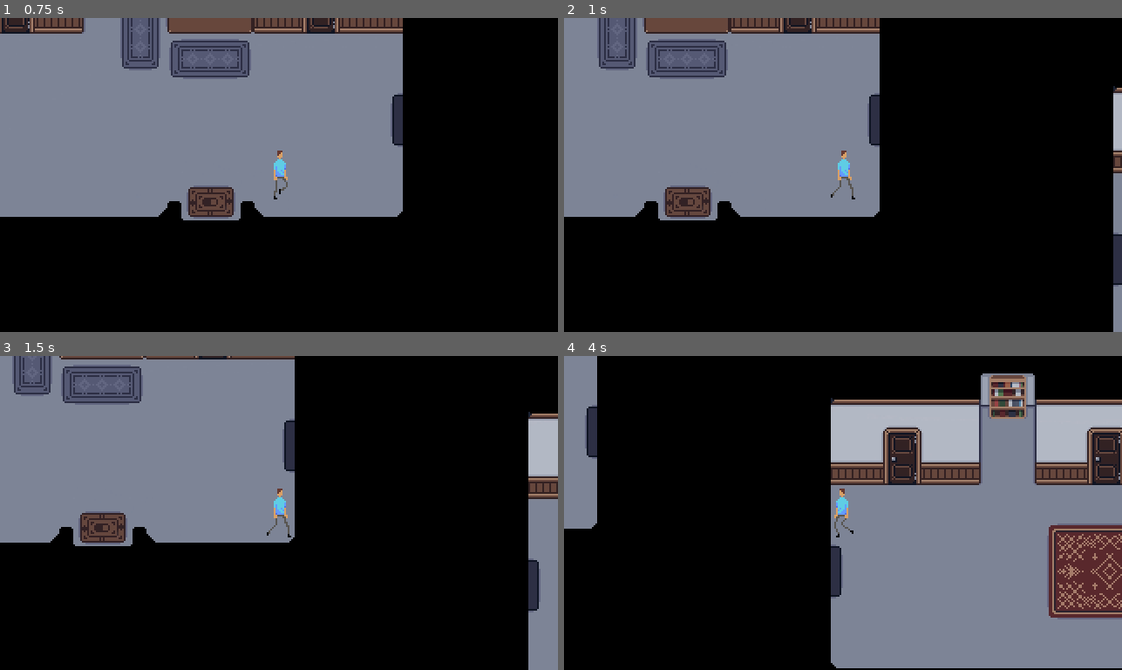
Above: before the commit, frames 1-4 (two rows, left to right).
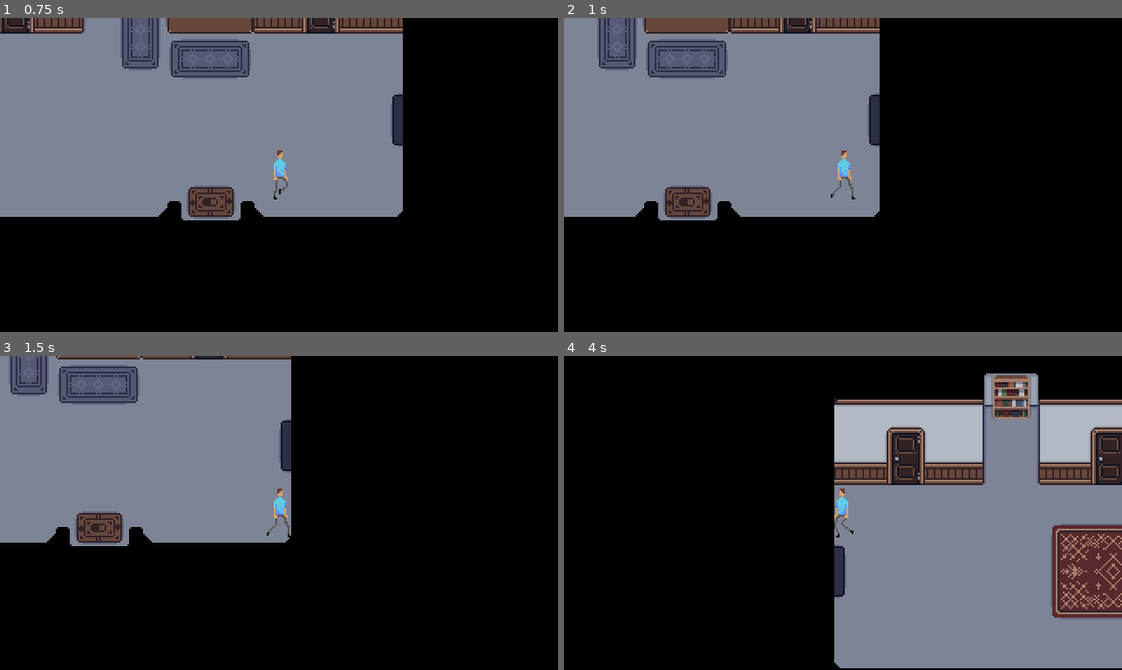
Above: after the commit, the same moments.

Repository: p2lK/Game_Jam
Game: Godot game, scene res://scenes/main.tscn
Same seed, same stepped clock (60 frames per second), same inputs: the game is played once before the commit and once after it.
Inputs:
- Up to frame 1 (0.75 s): tap Enter at 0.5 s; hold D (right) from 0.53 s (still down); tap E (interact) at 0.6 s
- Up to frame 2 (1 s): keep holding D (right)
- Up to frame 3 (1.5 s): release D (right) at 1.28 s; hold S (down) from 1.28 s (still down); tap E (interact) at 1.35 s
- Up to frame 4 (4 s): tap Space at 2 s; release S (down) at 2.03 s; hold D (right) 2.03-2.78 s; tap E (interact) at 2.1, 2.85, 3.6 s; tap Enter at 2.75 s; hold W (up) 2.78-3.53 s; hold Left (left) from 3.53 s (still down)

Frame 1 is identical in both runs. In frame 2, 1.2% of the frame differs, in the area x 98-100%, y 21-100%; in frame 3, 6.2%; in frame 4, 8.8%, in the area x 0-100%, y 0-100%.

Commit message:
changed collisions

Diff:
--- a/Scenes/main.tscn
+++ b/Scenes/main.tscn
@@ -7,11 +7,12 @@
 [ext_resource type="Texture2D" uid="uid://8epa4fkwpnog" path="res://Sprites/backgrounds/corridor2.png" id="2_xkyol"]
 [ext_resource type="Texture2D" uid="uid://4ga8d8olagui" path="res://Sprites/characters/Midas_Lennox_walking.png" id="3_amvyg"]
 [ext_resource type="Texture2D" uid="uid://hg6rttwnmg83" path="res://Sprites/backgrounds/garden.png" id="5_n0fax"]
-[ext_resource type="PackedScene" uid="uid://db7p8n0ts55xo" path="res://scenes/teleporter.tscn" id="5_nhd1s"]
+[ext_resource type="PackedScene" uid="uid://db7p8n0ts55xo" path="res://Scenes/teleporter.tscn" id="5_nhd1s"]
 [ext_resource type="Texture2D" uid="uid://pltrmj6ulwt" path="res://Sprites/characters/Midas_Lennox.png" id="7_a4vo6"]
 
-[sub_resource type="RectangleShape2D" id="RectangleShape2D_vixo0"]
-size = Vector2(14, 18)
+[sub_resource type="CapsuleShape2D" id="CapsuleShape2D_x1kh4"]
+radius = 5.0
+height = 19.0
 
 [sub_resource type="AtlasTexture" id="AtlasTexture_8qmaw"]
 atlas = ExtResource("3_amvyg")
@@ -134,11 +135,11 @@
 [node name="backgrounds" type="Node2D" parent="gameplay"]
 
 [node name="Corridor1" type="Sprite2D" parent="gameplay/backgrounds"]
-position = Vector2(-51, -77)
+position = Vector2(-184, -77)
 texture = ExtResource("2_5jc54")
 
 [node name="Corridor2" type="Sprite2D" parent="gameplay/backgrounds"]
-position = Vector2(403, 3)
+position = Vector2(383, 3)
 texture = ExtResource("1_8sc0c")
 
 [node name="Corridor3" type="Sprite2D" parent="gameplay/backgrounds"]
@@ -150,12 +151,12 @@
 texture = ExtResource("5_n0fax")
 
 [node name="player" type="CharacterBody2D" parent="gameplay"]
-position = Vector2(-2, -15)
+position = Vector2(-135, -15)
 script = ExtResource("2_epvge")
 
 [node name="col" type="CollisionShape2D" parent="gameplay/player"]
-position = Vector2(1, 7)
-shape = SubResource("RectangleShape2D_vixo0")
+position = Vector2(1, 6.5)
+shape = SubResource("CapsuleShape2D_x1kh4")
 
 [node name="midas_lennox" type="AnimatedSprite2D" parent="gameplay/player"]
 sprite_frames = SubResource("SpriteFrames_15are")
@@ -165,6 +166,7 @@
 [node name="camera" type="Camera2D" parent="gameplay/player"]
 
 [node name="Corridor1_collision" type="StaticBody2D" parent="gameplay"]
+position = Vector2(-133, 0)
 
 [node name="CollisionShape2D" type="CollisionShape2D" parent="gameplay/Corridor1_collision"]
 position = Vector2(-142.5, -126.5)
@@ -195,7 +197,7 @@
 shape = SubResource("SegmentShape2D_1spqg")
 
 [node name="Corridor2_collision" type="StaticBody2D" parent="gameplay"]
-position = Vector2(403, 3)
+position = Vector2(383, 3)
 
 [node name="CollisionShape2D" type="CollisionShape2D" parent="gameplay/Corridor2_collision"]
 position = Vector2(-159, -89)
@@ -344,31 +346,31 @@
 [node name="teleporters" type="Node2D" parent="gameplay"]
 
 [node name="cor1-cor2" parent="gameplay/teleporters" instance=ExtResource("5_nhd1s")]
-position = Vector2(105.5, -46.75)
-scale = Vector2(0.21875, 0.921875)
-target_position = Vector2(260, 20)
+position = Vector2(-26.25, -46.5)
+scale = Vector2(0.234375, 0.90625)
+target_position = Vector2(240, 20)
 
 [node name="cor2-cor1" parent="gameplay/teleporters" instance=ExtResource("5_nhd1s")]
-position = Vector2(246.5, 33.5)
+position = Vector2(226.5, 33.5)
 scale = Vector2(0.21875, 0.96875)
-target_position = Vector2(88, -55)
+target_position = Vector2(-50, -50)
 
 [node name="cor2-cor3" parent="gameplay/teleporters" instance=ExtResource("5_nhd1s")]
-position = Vector2(559.5, 33.5)
+position = Vector2(539.5, 33.5)
 scale = Vector2(0.21875, 0.96875)
 target_position = Vector2(720, 31)
 
 [node name="cor3-cor2" parent="gameplay/teleporters" instance=ExtResource("5_nhd1s")]
 position = Vector2(708.5, 31.5)
 scale = Vector2(0.218751, 0.96875)
-target_position = Vector2(547, 33)
+target_position = Vector2(527, 33)
 
 [node name="cor3-garden" parent="gameplay/teleporters" instance=ExtResource("5_nhd1s")]
 position = Vector2(864.75, 87)
 scale = Vector2(0.921875, 0.171875)
-target_position = Vector2(716, 311)
+target_position = Vector2(720, 311)
 
 [node name="garden-cor3" parent="gameplay/teleporters" instance=ExtResource("5_nhd1s")]
 position = Vector2(707, 311.5)
 scale = Vector2(0.125, 0.40625)
-target_position = Vector2(865, 75)
+target_position = Vector2(865, 60)
--- a/scenes/main.tscn
+++ b/scenes/main.tscn
@@ -7,11 +7,12 @@
 [ext_resource type="Texture2D" uid="uid://8epa4fkwpnog" path="res://Sprites/backgrounds/corridor2.png" id="2_xkyol"]
 [ext_resource type="Texture2D" uid="uid://4ga8d8olagui" path="res://Sprites/characters/Midas_Lennox_walking.png" id="3_amvyg"]
 [ext_resource type="Texture2D" uid="uid://hg6rttwnmg83" path="res://Sprites/backgrounds/garden.png" id="5_n0fax"]
-[ext_resource type="PackedScene" uid="uid://db7p8n0ts55xo" path="res://scenes/teleporter.tscn" id="5_nhd1s"]
+[ext_resource type="PackedScene" uid="uid://db7p8n0ts55xo" path="res://Scenes/teleporter.tscn" id="5_nhd1s"]
 [ext_resource type="Texture2D" uid="uid://pltrmj6ulwt" path="res://Sprites/characters/Midas_Lennox.png" id="7_a4vo6"]
 
-[sub_resource type="RectangleShape2D" id="RectangleShape2D_vixo0"]
-size = Vector2(14, 18)
+[sub_resource type="CapsuleShape2D" id="CapsuleShape2D_x1kh4"]
+radius = 5.0
+height = 19.0
 
 [sub_resource type="AtlasTexture" id="AtlasTexture_8qmaw"]
 atlas = ExtResource("3_amvyg")
@@ -134,11 +135,11 @@
 [node name="backgrounds" type="Node2D" parent="gameplay"]
 
 [node name="Corridor1" type="Sprite2D" parent="gameplay/backgrounds"]
-position = Vector2(-51, -77)
+position = Vector2(-184, -77)
 texture = ExtResource("2_5jc54")
 
 [node name="Corridor2" type="Sprite2D" parent="gameplay/backgrounds"]
-position = Vector2(403, 3)
+position = Vector2(383, 3)
 texture = ExtResource("1_8sc0c")
 
 [node name="Corridor3" type="Sprite2D" parent="gameplay/backgrounds"]
@@ -150,12 +151,12 @@
 texture = ExtResource("5_n0fax")
 
 [node name="player" type="CharacterBody2D" parent="gameplay"]
-position = Vector2(-2, -15)
+position = Vector2(-135, -15)
 script = ExtResource("2_epvge")
 
 [node name="col" type="CollisionShape2D" parent="gameplay/player"]
-position = Vector2(1, 7)
-shape = SubResource("RectangleShape2D_vixo0")
+position = Vector2(1, 6.5)
+shape = SubResource("CapsuleShape2D_x1kh4")
 
 [node name="midas_lennox" type="AnimatedSprite2D" parent="gameplay/player"]
 sprite_frames = SubResource("SpriteFrames_15are")
@@ -165,6 +166,7 @@
 [node name="camera" type="Camera2D" parent="gameplay/player"]
 
 [node name="Corridor1_collision" type="StaticBody2D" parent="gameplay"]
+position = Vector2(-133, 0)
 
 [node name="CollisionShape2D" type="CollisionShape2D" parent="gameplay/Corridor1_collision"]
 position = Vector2(-142.5, -126.5)
@@ -195,7 +197,7 @@
 shape = SubResource("SegmentShape2D_1spqg")
 
 [node name="Corridor2_collision" type="StaticBody2D" parent="gameplay"]
-position = Vector2(403, 3)
+position = Vector2(383, 3)
 
 [node name="CollisionShape2D" type="CollisionShape2D" parent="gameplay/Corridor2_collision"]
 position = Vector2(-159, -89)
@@ -344,31 +346,31 @@
 [node name="teleporters" type="Node2D" parent="gameplay"]
 
 [node name="cor1-cor2" parent="gameplay/teleporters" instance=ExtResource("5_nhd1s")]
-position = Vector2(105.5, -46.75)
-scale = Vector2(0.21875, 0.921875)
-target_position = Vector2(260, 20)
+position = Vector2(-26.25, -46.5)
+scale = Vector2(0.234375, 0.90625)
+target_position = Vector2(240, 20)
 
 [node name="cor2-cor1" parent="gameplay/teleporters" instance=ExtResource("5_nhd1s")]
-position = Vector2(246.5, 33.5)
+position = Vector2(226.5, 33.5)
 scale = Vector2(0.21875, 0.96875)
-target_position = Vector2(88, -55)
+target_position = Vector2(-50, -50)
 
 [node name="cor2-cor3" parent="gameplay/teleporters" instance=ExtResource("5_nhd1s")]
-position = Vector2(559.5, 33.5)
+position = Vector2(539.5, 33.5)
 scale = Vector2(0.21875, 0.96875)
 target_position = Vector2(720, 31)
 
 [node name="cor3-cor2" parent="gameplay/teleporters" instance=ExtResource("5_nhd1s")]
 position = Vector2(708.5, 31.5)
 scale = Vector2(0.218751, 0.96875)
-target_position = Vector2(547, 33)
+target_position = Vector2(527, 33)
 
 [node name="cor3-garden" parent="gameplay/teleporters" instance=ExtResource("5_nhd1s")]
 position = Vector2(864.75, 87)
 scale = Vector2(0.921875, 0.171875)
-target_position = Vector2(716, 311)
+target_position = Vector2(720, 311)
 
 [node name="garden-cor3" parent="gameplay/teleporters" instance=ExtResource("5_nhd1s")]
 position = Vector2(707, 311.5)
 scale = Vector2(0.125, 0.40625)
-target_position = Vector2(865, 75)
+target_position = Vector2(865, 60)
